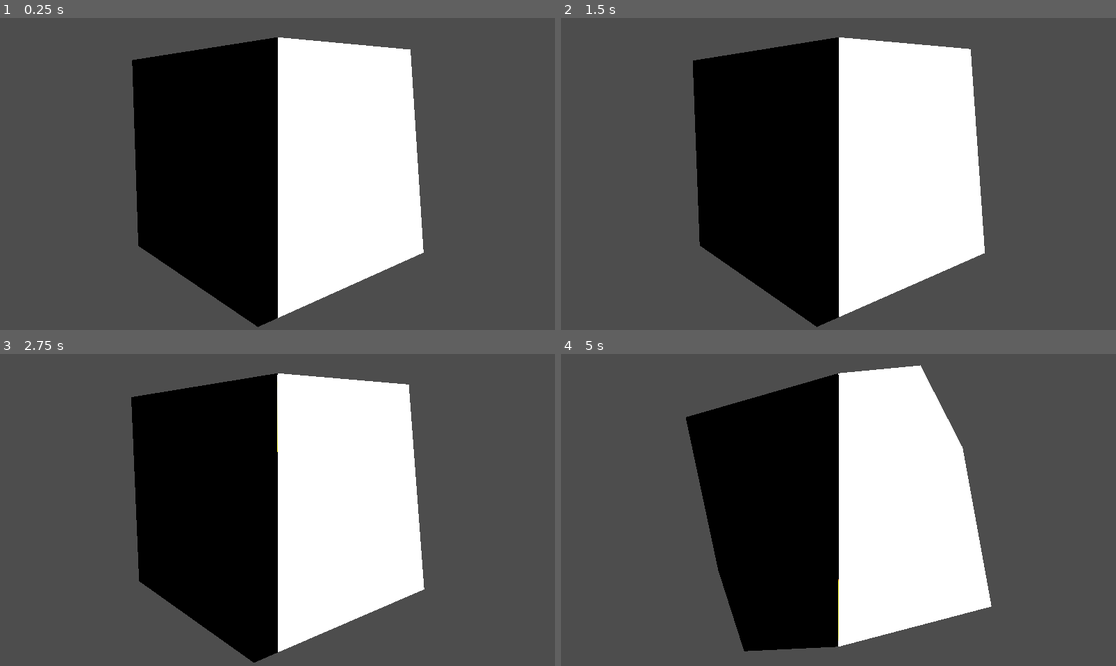
Above: before the commit, frames 1-4 (two rows, left to right).
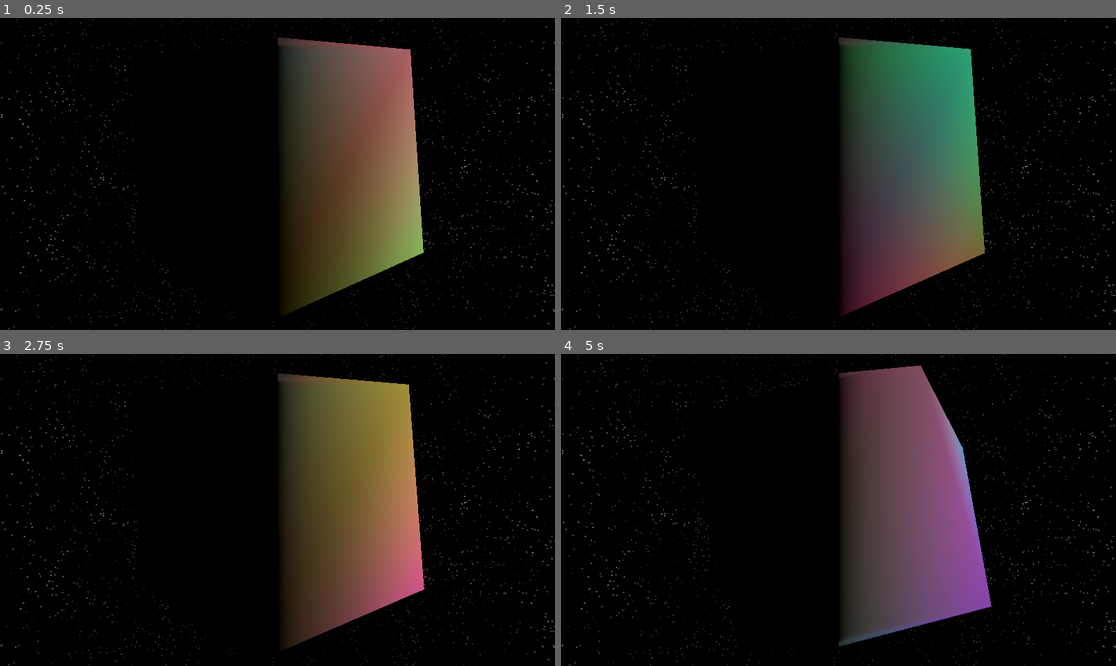
Above: after the commit, the same moments.

Repository: PaiBir/EXcalibur_Godot
Game: Godot game, scene res://Scenes/testing.tscn
Same seed, same stepped clock (60 frames per second), same inputs: the game is played once before the commit and once after it.
Inputs:
- Up to frame 1 (0.25 s): no input
- Up to frame 2 (1.5 s): no input
- Up to frame 3 (2.75 s): no input
- Up to frame 4 (5 s): no input

The runs differ from the first frame. In frame 1, 80% of the frame differs, in the area x 0-100%, y 0-100%; in frame 2, 80%; in frame 3, 80%; in frame 4, 81%.

Commit message:
Make space

Diff:
--- /dev/null
+++ b/Materials/ShaderSpace.tres
@@ -0,0 +1,24 @@
+[gd_resource type="ShaderMaterial" load_steps=14 format=3 uid="uid://bh28llgrk3r6x"]
+
+[ext_resource type="Shader" uid="uid://bjn6gsxn652qi" path="res://Shaders/Space.gdshader" id="1_oe6sg"]
+[ext_resource type="Texture2D" uid="uid://ufugce51blg2" path="res://Textures/Cubemaps/Nebula/0/Nebula_Cmap_0_D.png" id="2_pacos"]
+[ext_resource type="Texture2D" uid="uid://b57q0xx5kc0kb" path="res://Textures/Cubemaps/Nebula/0/Nebula_Cmap_0_F.png" id="3_v27vw"]
+[ext_resource type="Texture2D" uid="uid://chlpwgy4oi0v2" path="res://Textures/Cubemaps/Nebula/0/Nebula_Cmap_0_R.png" id="4_hwxt0"]
+[ext_resource type="Texture2D" uid="uid://cnq8sns5y0mat" path="res://Textures/Cubemaps/Nebula/0/Nebula_Cmap_0_B.png" id="5_ddpv1"]
+[ext_resource type="Texture2D" uid="uid://lk06nwaott7t" path="res://Textures/Cubemaps/Nebula/0/Nebula_Cmap_0_L.png" id="6_34en4"]
+[ext_resource type="Texture2D" uid="uid://6e3gr2abjlvs" path="res://Textures/Cubemaps/Nebula/0/Nebula_Cmap_0_U.png" id="7_hn3h0"]
+[ext_resource type="Texture2D" uid="uid://cl18vy01mipxf" path="res://Textures/Cubemaps/Stars/0/Stars_Cmap_0_D.png" id="8_axmmh"]
+[ext_resource type="Texture2D" uid="uid://c3ba1rk5v7c50" path="res://Textures/Cubemaps/Stars/0/Stars_Cmap_0_F.png" id="9_41six"]
+[ext_resource type="Texture2D" uid="uid://bcdg2xfjt1hrd" path="res://Textures/Cubemaps/Stars/0/Stars_Cmap_0_R.png" id="10_b2m20"]
+[ext_resource type="Texture2D" uid="uid://3kij0rm6yyax" path="res://Textures/Cubemaps/Stars/0/Stars_Cmap_0_B.png" id="11_er5g2"]
+[ext_resource type="Texture2D" uid="uid://drt3wbpur16vm" path="res://Textures/Cubemaps/Stars/0/Stars_Cmap_0_L.png" id="12_y4d3c"]
+[ext_resource type="Texture2D" uid="uid://b2oj5m3yfxhsi" path="res://Textures/Cubemaps/Stars/0/Stars_Cmap_0_U.png" id="13_qu255"]
+
+[resource]
+shader = ExtResource("1_oe6sg")
+shader_parameter/star_angular_size = 0.5
+shader_parameter/starEdge1 = 125.0
+shader_parameter/starEdge2 = 360.0
+shader_parameter/colors = PackedColorArray(1, 1, 1, 1, 1, 1, 0, 1, 1, 0, 0, 1)
+shader_parameter/Cubemap_Stars = Array[Texture2D]([ExtResource("8_axmmh"), ExtResource("9_41six"), ExtResource("10_b2m20"), ExtResource("11_er5g2"), ExtResource("12_y4d3c"), ExtResource("13_qu255")])
+shader_parameter/Cubemap_Nebula = Array[Texture2D]([ExtResource("2_pacos"), ExtResource("3_v27vw"), ExtResource("4_hwxt0"), ExtResource("5_ddpv1"), ExtResource("6_34en4"), ExtResource("7_hn3h0")])
--- /dev/null
+++ b/Materials/Space_Skybox.tres
@@ -0,0 +1,3 @@
+[gd_resource type="ProceduralSkyMaterial" format=3 uid="uid://dguhicps3sl88"]
+
+[resource]
--- a/Nodes/worldbase.tscn
+++ b/Nodes/worldbase.tscn
@@ -1,14 +1,16 @@
-[gd_scene load_steps=6 format=3 uid="uid://534qeddptrqk"]
+[gd_scene load_steps=7 format=3 uid="uid://534qeddptrqk"]
 
 [ext_resource type="Script" uid="uid://bd0cxxx5c47ai" path="res://Scripts/worldbase.gd" id="1_x8dr5"]
 [ext_resource type="Script" uid="uid://dafnytq8plwlv" path="res://Scripts/Technical/bezier.gd" id="2_uiqvb"]
 [ext_resource type="Resource" uid="uid://8c71fl3ciqeo" path="res://Resources/Beziers/Bolometric/Bolometric_1.tres" id="3_4tq1k"]
 [ext_resource type="Resource" uid="uid://dw6bkfgnirlg4" path="res://Resources/Beziers/Bolometric/Bolometric_2.tres" id="4_x83sf"]
+[ext_resource type="Material" uid="uid://bh28llgrk3r6x" path="res://Materials/ShaderSpace.tres" id="5_sdw06"]
 [ext_resource type="PackedScene" uid="uid://u3npfir7fp2b" path="res://Nodes/Pmanager.tscn" id="5_x83sf"]
 
 [node name="Worldbase" type="Node3D"]
 script = ExtResource("1_x8dr5")
 BolometricCorrectionBezier = Array[ExtResource("2_uiqvb")]([ExtResource("3_4tq1k"), ExtResource("4_x83sf")])
+Skybox = ExtResource("5_sdw06")
 
 [node name="Manager" parent="." node_paths=PackedStringArray("Boss") instance=ExtResource("5_x83sf")]
 Boss = NodePath("..")
--- a/Scenes/testing.tscn
+++ b/Scenes/testing.tscn
@@ -1,13 +1,18 @@
-[gd_scene load_steps=2 format=3 uid="uid://dgmyh68dtll4x"]
+[gd_scene load_steps=5 format=3 uid="uid://dgmyh68dtll4x"]
 
 [ext_resource type="PackedScene" uid="uid://534qeddptrqk" path="res://Nodes/worldbase.tscn" id="1_lq4et"]
+[ext_resource type="Material" uid="uid://bh28llgrk3r6x" path="res://Materials/ShaderSpace.tres" id="2_siu27"]
+
+[sub_resource type="Sky" id="Sky_sx6hp"]
+sky_material = ExtResource("2_siu27")
+
+[sub_resource type="Environment" id="Environment_4ppfb"]
+background_mode = 2
+sky = SubResource("Sky_sx6hp")
 
 [node name="Testing" type="Node3D"]
 
 [node name="Worldbase" parent="." node_paths=PackedStringArray("cam", "RealLight") instance=ExtResource("1_lq4et")]
-starMass = 0.01
-starLuminosity = 11160.72
-starTemp = 1800.0
 cam = NodePath("Camera3D")
 RealLight = NodePath("../DirectionalLight3D")
 
@@ -19,3 +24,6 @@
 light_indirect_energy = 0.0
 light_volumetric_fog_energy = 0.0
 sky_mode = 1
+
+[node name="WorldEnvironment" type="WorldEnvironment" parent="."]
+environment = SubResource("Environment_4ppfb")
--- a/Scripts/worldbase.gd
+++ b/Scripts/worldbase.gd
@@ -9,7 +9,7 @@
 @export_subgroup("Physical Characteristics")
 @export_range(0.01,20,0.01,"suffix:M☉") var starMass : float = 1.0
 @export_range(0.01,100000,0.01,"suffix:L☉") var starLuminosity : float = 1.0
-@export_range(1000,150000,100,"suffix:K") var starTemp : float = 5776
+@export_range(1000,150000,1,"suffix:K") var starTemp : float = 5776
 var starDiameter : float;
 var starAbsMagnitude : float;
 
@@ -26,7 +26,7 @@
 
 # Called every frame. 'delta' is the elapsed time since the previous frame.
 func _process(_delta: float) -> void:
-	RealLight.light_intensity_lux = (starLuminosity/pow(World.distance,2)) * 10000
+	RealLight.light_energy = (starLuminosity/pow(World.distance,2))
 	RealLight.light_color = TemperatureToColor(starTemp)
 	var Bolometrics : float = 0
 	for segment in BolometricCorrectionBezier:
--- /dev/null
+++ b/Shaders/Space.gdshader
@@ -0,0 +1,80 @@
+shader_type sky;
+
+uniform float star_angular_size = 0.5;
+uniform float starEdge1 = 125.0;
+uniform float starEdge2 = 360;
+uniform vec3 colors[3] : source_color;
+uniform sampler2D Cubemap_Stars[6] : repeat_disable;
+uniform sampler2D Cubemap_Nebula[6] : repeat_disable;
+
+float localMax (vec3 vector){
+	return max(max(vector.x, vector.y), vector.z);
+}
+
+vec2 toCube (vec3 trucoord) {
+	return 0.5+(trucoord.xy/trucoord.z)*0.5;
+}
+
+void sky() {
+	if(AT_CUBEMAP_PASS) {
+		COLOR = vec3(0.0,0.0,0.0);
+	} else {
+		//Fancy Sky
+		//Establish Star
+		//For each direction: Get the position of the point, find the angle to that point, add half a pi, divide by half a radian-to-degrees
+		//This gives us a range from 0 degrees (-dir) to 360 degrees (+dir), where an angular diameter of 360 encompasses the sky, 180 covers half the sky, and 0 does not appear in the sky
+		vec3 dir = vec3((asin(EYEDIR.x) + (PI / 2.0) ) / (PI / 360.0),(asin(EYEDIR.y) + (PI / 2.0) ) / (PI / 360.0),(asin(EYEDIR.z) + (PI / 2.0) ) / (PI / 360.0));
+		//This morphs the angular diameter to work better visually
+		float powerformula = 7.26307*pow(star_angular_size,0.61);
+		float effectiveeAngular = (powerformula * min(max(1.0 - ((star_angular_size - starEdge1) / (starEdge2 / starEdge1)), 0.0), 1.0)) + (star_angular_size * min(max((star_angular_size - starEdge1) / (starEdge2 / starEdge1), 0.0), 1.0));
+		//This establishes if a point is within our expected angular diameter.
+		bool checkpass = dir.x < effectiveeAngular;
+
+		//Color Star
+		//The math here should be a reflection of the math above, to establish the star
+		float starcol = (1.0 - (dir.x * (1.0/effectiveeAngular))) * float(checkpass);
+		vec3 stcl = mix(colors[2],colors[1],starcol*2.0);
+		stcl = mix(stcl, colors[0], starcol) * float(checkpass);
+
+		//Corona
+
+		//BG
+		float Simg = 0.0;
+		vec3 Nimg = vec3(0.0);
+		if(localMax(abs(EYEDIR)) == abs(EYEDIR).x){
+			if(EYEDIR.x < 0.0) {
+				Simg = texture(Cubemap_Stars[1],toCube(EYEDIR.zyx) * vec2(1.0,1.0)).x;
+				Nimg = texture(Cubemap_Nebula[1],toCube(EYEDIR.zyx) * vec2(1.0,1.0)).xyz;
+			} else {
+				Simg = texture(Cubemap_Stars[3],vec2(0.0,1.0) + toCube(EYEDIR.zyx) * vec2(1.0,-1.0)).x;
+				Nimg = texture(Cubemap_Nebula[3],vec2(0.0,1.0) + toCube(EYEDIR.zyx) * vec2(1.0,-1.0)).xyz;
+			}
+		}
+		if(localMax(abs(EYEDIR)) == abs(EYEDIR).y){
+			if(EYEDIR.y < 0.0){
+				Simg = texture(Cubemap_Stars[0],vec2(0.0,1.0) + toCube(EYEDIR.zxy) * vec2(1.0,-1.0)).x;
+				Nimg = texture(Cubemap_Nebula[0],vec2(0.0,1.0) + toCube(EYEDIR.zxy) * vec2(1.0,-1.0)).xyz;
+			} else {
+				Simg = texture(Cubemap_Stars[5],vec2(1.0,1.0) + toCube(EYEDIR.zxy) * vec2(-1.0,-1.0)).x;
+				Nimg = texture(Cubemap_Nebula[5],vec2(1.0,1.0) + toCube(EYEDIR.zxy) * vec2(-1.0,-1.0)).xyz;
+			}
+		}
+		if(localMax(abs(EYEDIR)) == abs(EYEDIR).z){
+			if(EYEDIR.z < 0.0){
+				Simg = texture(Cubemap_Stars[2],vec2(1.0,0.0) + toCube(EYEDIR.xyz) * vec2(-1.0,1.0)).x;
+				Nimg = texture(Cubemap_Nebula[2],vec2(1.0,0.0) + toCube(EYEDIR.xyz) * vec2(-1.0,1.0)).xyz;
+			} else {
+				Simg = texture(Cubemap_Stars[4],vec2(1.0,1.0) + toCube(EYEDIR.xyz) * vec2(-1.0,-1.0)).x;
+				Nimg = texture(Cubemap_Nebula[4],vec2(1.0,1.0) + toCube(EYEDIR.xyz) * vec2(-1.0,-1.0)).xyz;
+			}
+		}
+		Simg = mix(Simg,0.0,sqrt(max(min((1.0 - ((dir.x) * (1.0/(effectiveeAngular*4.0))))+0.3,1.0),0.0)));
+		Simg = mix(Simg,0.0,min(abs(EYEDIR.y)*0.95,1.0));
+		Nimg = mix(Nimg,vec3(0.0),max(min((1.0 - ((dir.x) * (1.0/(effectiveeAngular*8.0))))+0.6,1.0),0.0));
+		vec3 Nebulatint = vec3(mix(Nimg.x,colors[1].x,Nimg.x),mix(Nimg.y,colors[1].y,Nimg.y),mix(Nimg.z,colors[1].z,Nimg.z));
+		Nimg = mix(Nimg,Nebulatint,max(min((1.0 - ((dir.x) * (1.0/(effectiveeAngular*16.0))))+0.12,1.0),0.0));
+		Nimg = mix(Nimg,vec3(0.0),abs(EYEDIR.y));
+		Nimg = vec3(pow(Nimg.x,2.0),pow(Nimg.y,2.0),pow(Nimg.z,2.0));
+		COLOR = mix(mix(vec3(Simg) + (Nimg * 0.015),colors[1],max(min((1.0 - ((dir.x) * (1.0/effectiveeAngular*0.9)))+0.05,1.0),0.0)),stcl,float(checkpass));
+	}
+}
--- a/project.godot
+++ b/project.godot
@@ -18,7 +18,3 @@
 [autoload]
 
 Constants="*res://Scripts/Constants.gd"
-
-[rendering]
-
-lights_and_shadows/use_physical_light_units=true
Not shown, added: Shaders/Space.gdshader.uid
Binary file added: Textures/Blender_Colorgrid.png
Not shown, added: Textures/Blender_Colorgrid.png.import
Binary file added: Textures/Cubemaps/Nebula/0/Nebula_Cmap_0_B.png
Not shown, added: Textures/Cubemaps/Nebula/0/Nebula_Cmap_0_B.png.import
Binary file added: Textures/Cubemaps/Nebula/0/Nebula_Cmap_0_D.png
Not shown, added: Textures/Cubemaps/Nebula/0/Nebula_Cmap_0_D.png.import
Binary file added: Textures/Cubemaps/Nebula/0/Nebula_Cmap_0_F.png
Not shown, added: Textures/Cubemaps/Nebula/0/Nebula_Cmap_0_F.png.import
Binary file added: Textures/Cubemaps/Nebula/0/Nebula_Cmap_0_L.png
Not shown, added: Textures/Cubemaps/Nebula/0/Nebula_Cmap_0_L.png.import
Binary file added: Textures/Cubemaps/Nebula/0/Nebula_Cmap_0_R.png
(and 99 more such lines)
